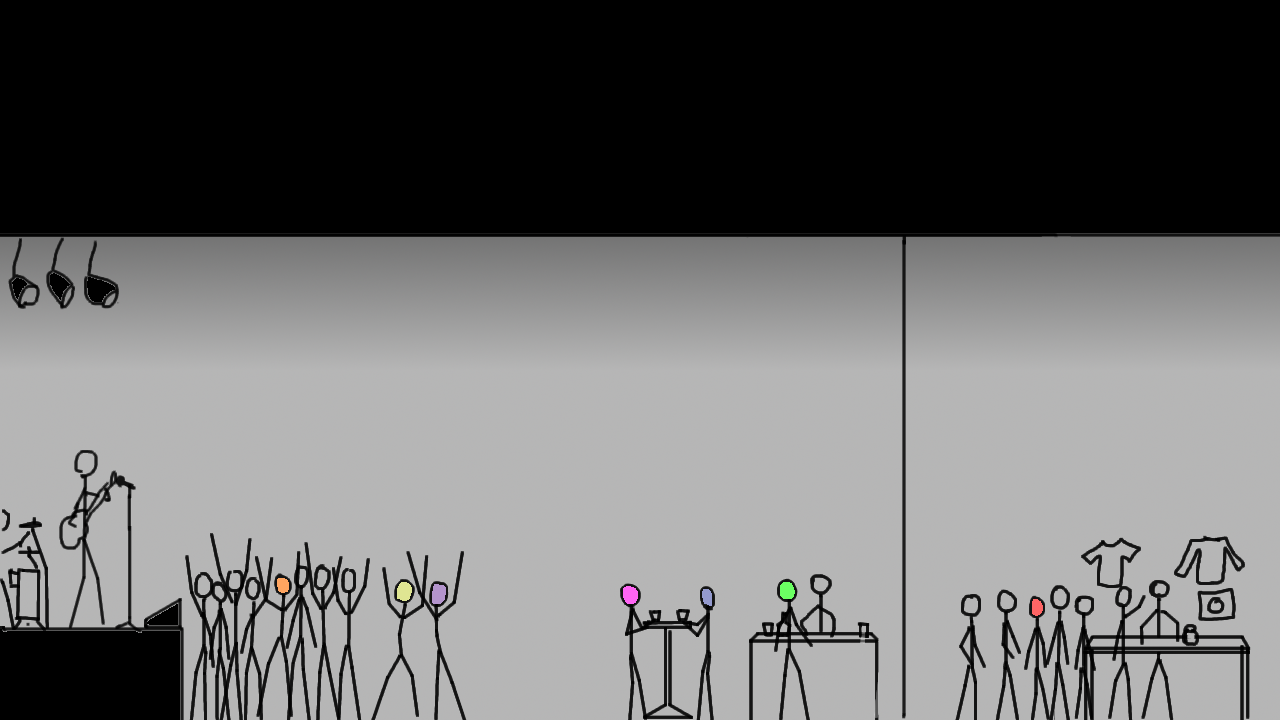
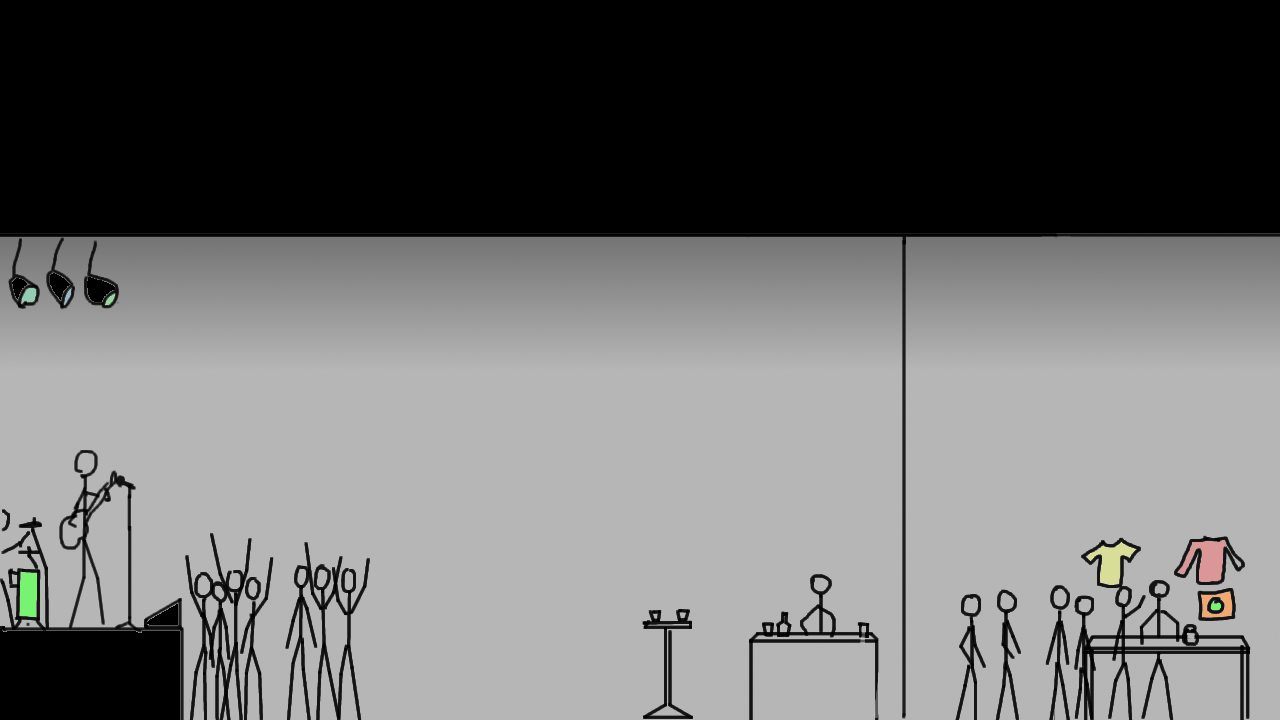
The second 1280 x 720 image is a revision of the first. Changes to its layers:
hid "BoyB" over left=255, top=551, right=301, bottom=717
hid "GirlCGirlD" over left=371, top=551, right=467, bottom=720
hid "GirlBBoyC" over left=620, top=583, right=715, bottom=720
hid "boyA" over left=774, top=578, right=813, bottom=720
hid "girlA" over left=1024, top=595, right=1050, bottom=720
painted on "bg_lines" over left=20, top=288, right=1232, bottom=617
